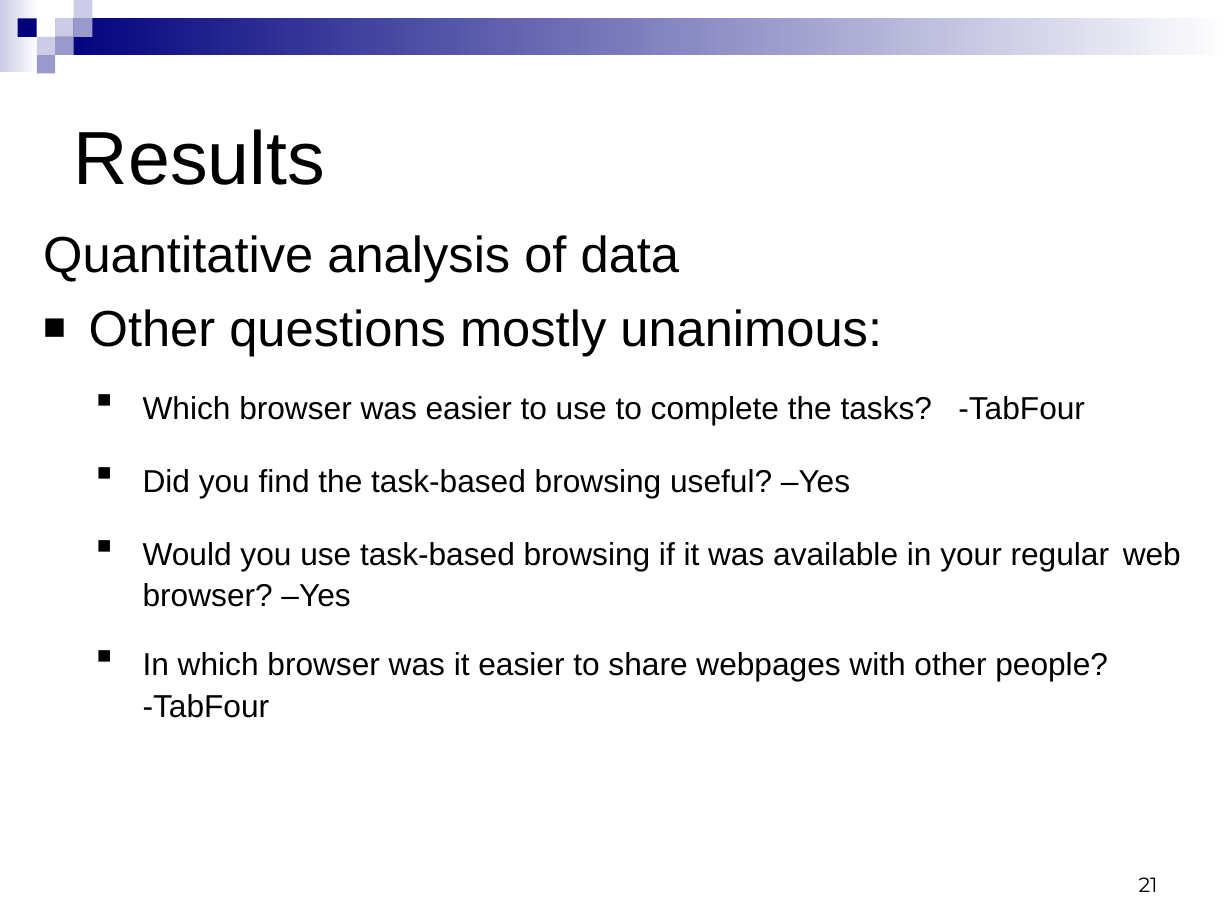
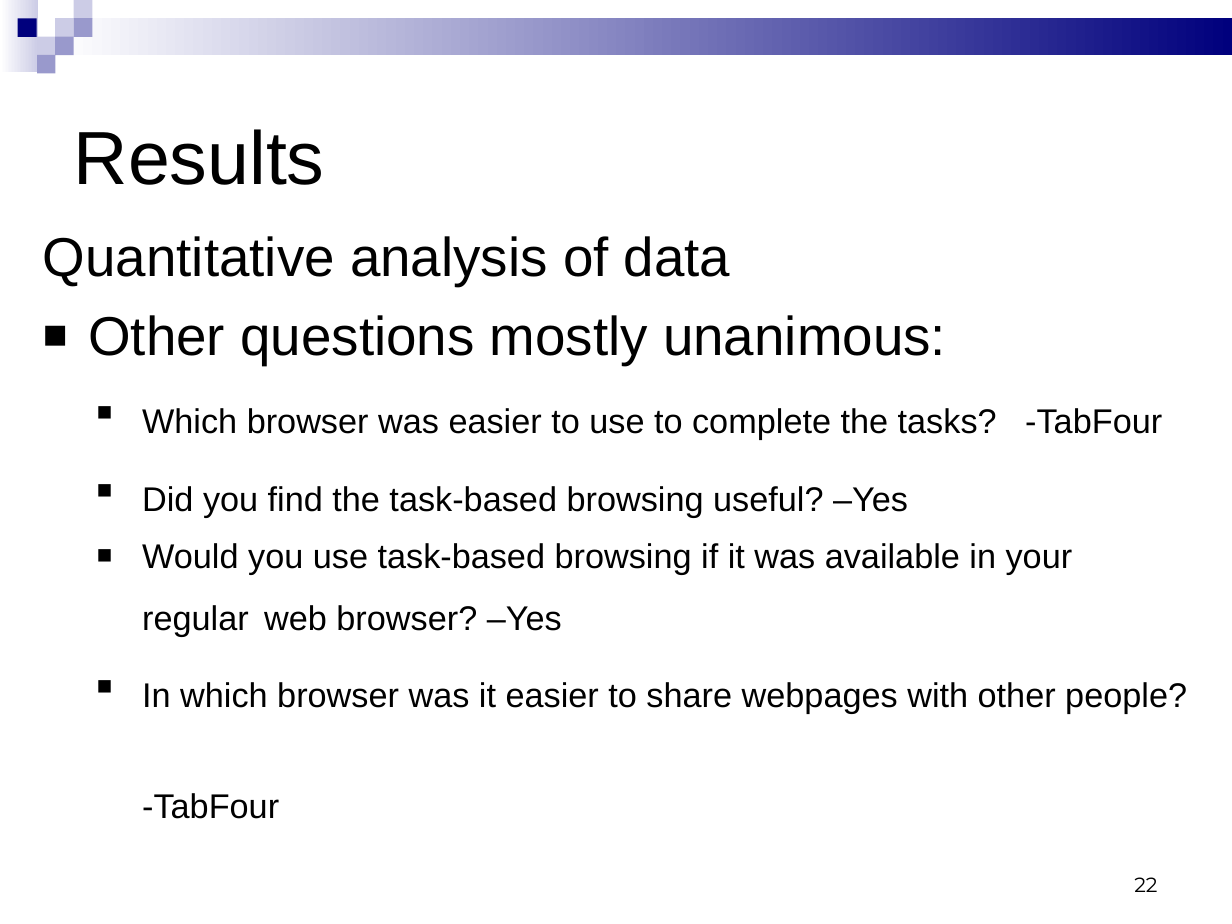
Before and after one commit to mohanraj-r/tabfour, a slide deck: slide 22 of Tab4/doc/544 Phase 3 presentation - new.ppt (slide 21 before the commit). Drawn at 1232x924 pixels with LibreOffice and Linux fonts; fonts in the diff are those of the drawing. Boxes give left, top, right and bottom in pixels: in the first picture for what was removed or moved away, otherwise in the second. Text is boxed around its words. In the diff, an @@ line names an element or a change of style, - is before the commit and + after.

```diff
--- a/Tab4/doc/544 Phase 3 presentation - new.ppt
+++ b/Tab4/doc/544 Phase 3 presentation - new.ppt
@@ rectangle at (0, 0, 38, 71): fill gradient #FFFFFF to #CCCCE6 to gradient #CCCCE6 to #FFFFFF @@
@@ rectangle at (55, 18, 1232, 55): fill gradient #FFFFFF to #00007D to gradient #00007D to #FFFFFF @@
@@ text "Quantitative analysis of data" at (43, 236, 1187, 714): size 29.6 to 32 pt in "Quantitative analysis of data", "Other questions mostly unanimous:"; size 18.5 to 20 pt in "Which browser was easier to use to ...", "Did you find the task-based browsing useful? ...", "Would you use task-based browsing if it ...", "In which browser was it easier to ..." @@
@@ page number at (1134, 877, 1157, 892): text changed @@
-21
+22
```
Also in this commit, not shown: 24 other slides changed, 1 slide added.
